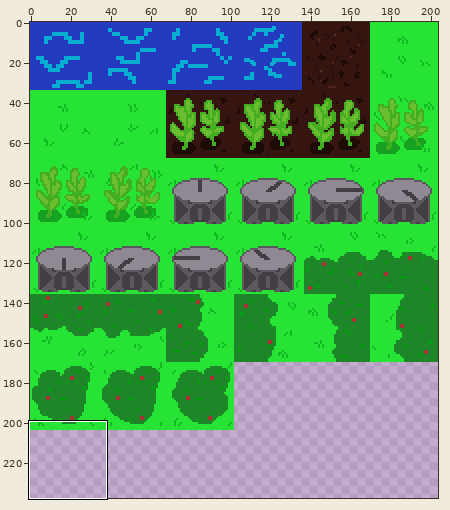
One commit to this pixel-art file: NatureSimulationGame/Assets/Sprites/MiscSpriteSheet.aseprite. The picture above shows the old version from afar; the outline marks the close-up.
Close-up. Before the edit:
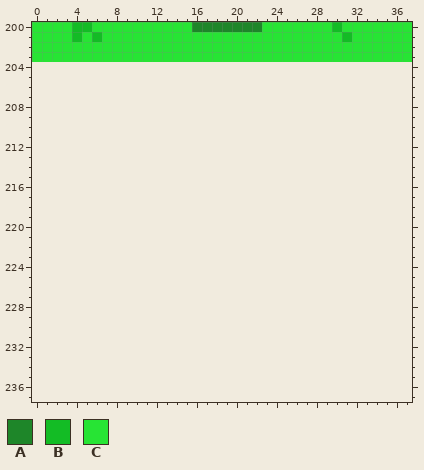
204x204 pixels, 1 frame. Shown: x 0..37, y 200..237. The old version is drawn lined up with the new one, on the new canvas. The commit also changed other parts of the picture, which this record leaves out.
Palette (. is transparent): A #1e8629  B #13bc25  C #27e434
Pixels before, first column x 0:
200 CCCCBBCCCCCCCCCCAAAAAAACCCCCCCBCCCCCCC
201 CCCCBCBCCCCCCCCCCCCCCCCCCCCCCCCBCCCCCC
202 CCCCCCCCCCCCCCCCCCCCCCCCCCCCCCCCCCCCCC
203 CCCCCCCCCCCCCCCCCCCCCCCCCCCCCCCCCCCCCC
And afterwards:
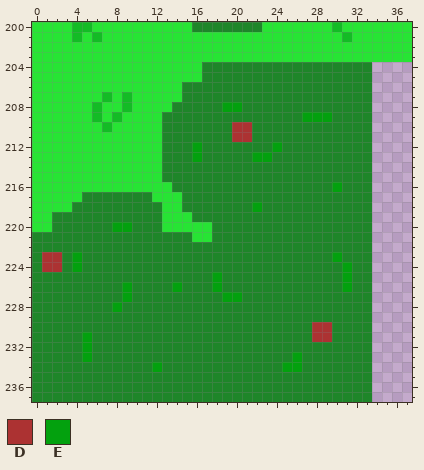
Colours new in this view: D #ac3232  E #03a10e
The exact change:
canvas 204x204 -> 204x238
y 204..205: x 0..33 .................................. -> CCCCCCCCCCCCCCCCCAAAAAAAAAAAAAAAAA
y 206: x 0..33 .................................. -> CCCCCCCCCCCCCCCAAAAAAAAAAAAAAAAAAA
y 207: x 0..33 .................................. -> CCCCCCCBCBCCCCCAAAAAAAAAAAAAAAAAAA
y 208: x 0..33 .................................. -> CCCCCCBCCBCCCCAAAAAEEAAAAAAAAAAAAA
y 209: x 0..33 .................................. -> CCCCCCBCBCCCCAAAAAAAAAAAAAAEEEAAAA
y 210: x 0..33 .................................. -> CCCCCCCBCCCCCAAAAAAADDAAAAAAAAAAAA
y 211: x 0..33 .................................. -> CCCCCCCCCCCCCAAAAAAADDAAAAAAAAAAAA
y 212: x 0..33 .................................. -> CCCCCCCCCCCCCAAAEAAAAAAAEAAAAAAAAA
y 213: x 0..33 .................................. -> CCCCCCCCCCCCCAAAEAAAAAEEAAAAAAAAAA
y 214..215: x 0..33 .................................. -> CCCCCCCCCCCCCAAAAAAAAAAAAAAAAAAAAA
y 216: x 0..33 .................................. -> CCCCCCCCCCCCCCAAAAAAAAAAAAAAAAEAAA
y 217: x 0..33 .................................. -> CCCCCAAAAAAACCCAAAAAAAAAAAAAAAAAAA
y 218: x 0..33 .................................. -> CCCCAAAAAAAAACCAAAAAAAEAAAAAAAAAAA
y 219: x 0..33 .................................. -> CCAAAAAAAAAAACCCAAAAAAAAAAAAAAAAAA
y 220: x 0..33 .................................. -> CCAAAAAAEEAAACCCCCAAAAAAAAAAAAAAAA
y 221: x 0..33 .................................. -> AAAAAAAAAAAAAAAACCAAAAAAAAAAAAAAAA
y 222: x 0..33 .................................. -> AAAAAAAAAAAAAAAAAAAAAAAAAAAAAAAAAA
y 223: x 0..33 .................................. -> ADDAEAAAAAAAAAAAAAAAAAAAAAAAAAEAAA
y 224: x 0..33 .................................. -> ADDAEAAAAAAAAAAAAAAAAAAAAAAAAAAEAA
y 225: x 0..33 .................................. -> AAAAAAAAAAAAAAAAAAEAAAAAAAAAAAAEAA
y 226: x 0..33 .................................. -> AAAAAAAAAEAAAAEAAAEAAAAAAAAAAAAEAA
y 227: x 0..33 .................................. -> AAAAAAAAAEAAAAAAAAAEEAAAAAAAAAAAAA
y 228: x 0..33 .................................. -> AAAAAAAAEAAAAAAAAAAAAAAAAAAAAAAAAA
y 229: x 0..33 .................................. -> AAAAAAAAAAAAAAAAAAAAAAAAAAAAAAAAAA
y 230: x 0..33 .................................. -> AAAAAAAAAAAAAAAAAAAAAAAAAAAADDAAAA
y 231: x 0..33 .................................. -> AAAAAEAAAAAAAAAAAAAAAAAAAAAADDAAAA
y 232: x 0..33 .................................. -> AAAAAEAAAAAAAAAAAAAAAAAAAAAAAAAAAA
y 233: x 0..33 .................................. -> AAAAAEAAAAAAAAAAAAAAAAAAAAEAAAAAAA
y 234: x 0..33 .................................. -> AAAAAAAAAAAAEAAAAAAAAAAAAEEAAAAAAA
y 235..237: x 0..33 .................................. -> AAAAAAAAAAAAAAAAAAAAAAAAAAAAAAAAAA
Where, in picture pixels (left, top, right, bottom), the same in both close-ups:
added: (32, 62, 372, 402)
